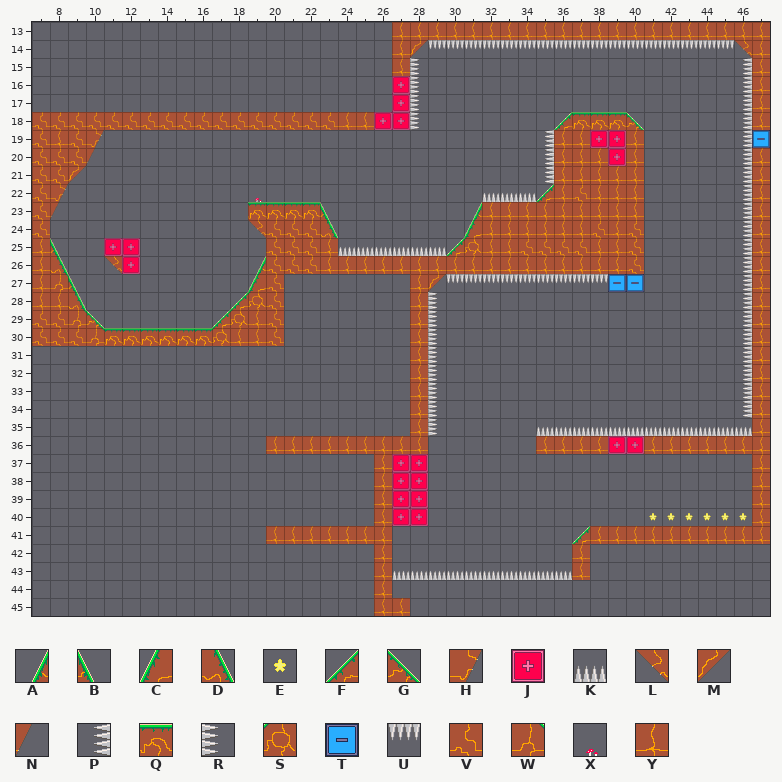
A Tiled map gets an edit: assets-private/tiled/levels/18.tmx. The picture above was drawn from the file before the commit.
Cells are 32x32 px. Shown: x 7..47, y 13..45.
Key: from "tileset": A 4, B 5, C 10, D 11, E 13, F 14, G 15, H 17, J 18, K 19, L 20, M 21, N 23, P 24, Q 25, R 26, S 28, T 30, U 31, V 32, W 33, X 35, Y 36.
_ is an empty cell.
Layer "tiles" before, first column x 7:
13 ____________________YYYYYYYYYYYYYYYYYYYYY
14 ____________________YMUUUUUUUUUUUUUUUUULY
15 ____________________YR_________________PY
16 ____________________JR_________________PY
17 ____________________JR_________________PY
18 VVVVVVVVVVVVVVVVVYYJJR_______FQQQG_____PY
19 VYVH________________________PYYJJY_____PT
20 VVVN________________________PYYYJY_____PY
21 VVM_________________________PYYYYY_____PY
22 VH__________X____________KKKFYVYYY_____PY
23 VN__________QQQQB_______AYYYYYYYYY_____PY
24 V___________LVVVD_______CYYYYYYVYV_____PY
25 YB__JJ_______VVVYKKKKKKFSYYVVVVYYV_____PY
26 YD__LJ______AVVVYYYYYYYYYYYYYYYYYV_____PY
27 YWB_________CV_______YMUUUUUUUUUTT_____PY
28 YYD________FSV_______YR________________PY
29 VVWG______FSYV_______YR________________PY
30 VVVWQQQQQQSYYV_______YR________________PY
31 _____________________YR________________PY
32 _____________________YR________________PY
33 _____________________YR________________PY
34 _____________________YR________________PY
35 _____________________YR_____KKKKKKKKKKKKY
36 _____________YYYYYYYYY______YYYYJJYYYYYYY
37 ___________________YJJ__________________Y
38 ___________________YJJ__________________Y
39 ___________________YJJ__________________Y
40 ___________________YJJ____________EEEEEEY
41 _____________YYYYYYY__________FYYYYYYYYYY
42 ___________________Y__________Y__________
43 ___________________YKKKKKKKKKKY__________
44 ___________________Y_____________________
45 ___________________YY____________________
New version:
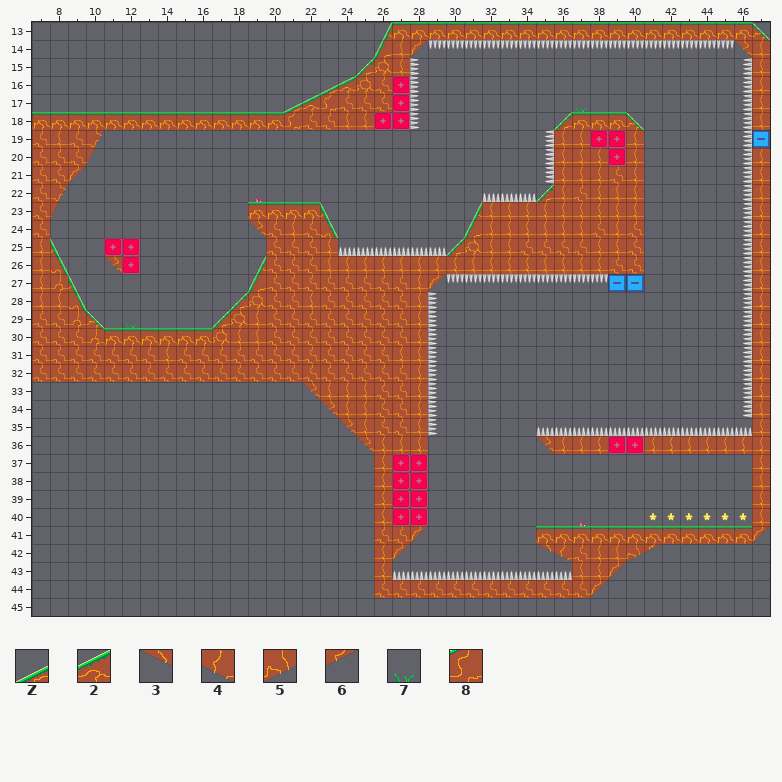
Further tiles: from "tileset": Z 0, 2 1, 3 6, 4 7, 5 8, 6 9, 7 27, 8 29.
What changed:
Changed rows in their new state; . is an unchanged cell.
Layer "tiles":
first column x 7:
13 ...................AQQQQQQQQQQQQQQQQQQQQG
14 ...................C.....................
15 ..................FS.....................
16 ................Z2SV.....................
17 ..............Z28VVV..........7..........
18 QQQQQQQQQQQQQQ8..........................
21 ................................V........
24 ..............Y..........................
26 ................................V........
27 ..............VVVVVVV....................
28 ..............VYVVVVV....................
29 .....7........VVVVVVV....................
30 ..............VVVVVVV....................
31 VVVVVVVYVVVVVVVVVVVVY....................
32 VVVVVVVVVVVVVVVVVVVVV....................
33 ...............LYYYVV....................
34 ................LYYVV....................
35 .................LYVV....................
36 ............._____L.........L............
first column x 20:
40 .................X..........
41 ______VVM......QQQQQQQQQQQQM
42 .......M.......34VYY56......
43 ..................YM........
44 ......VVVVVVVVVVVVM.........
45 ......__....................
Pixel boxes of the changes (left, top, right, bottom) in both pictures:
changed: (32, 22, 770, 130)
changed: (611, 167, 623, 184)
changed: (287, 221, 299, 238)
changed: (611, 257, 623, 274)
changed: (32, 274, 410, 454)
changed: (536, 436, 554, 454)
changed: (266, 522, 770, 616)
